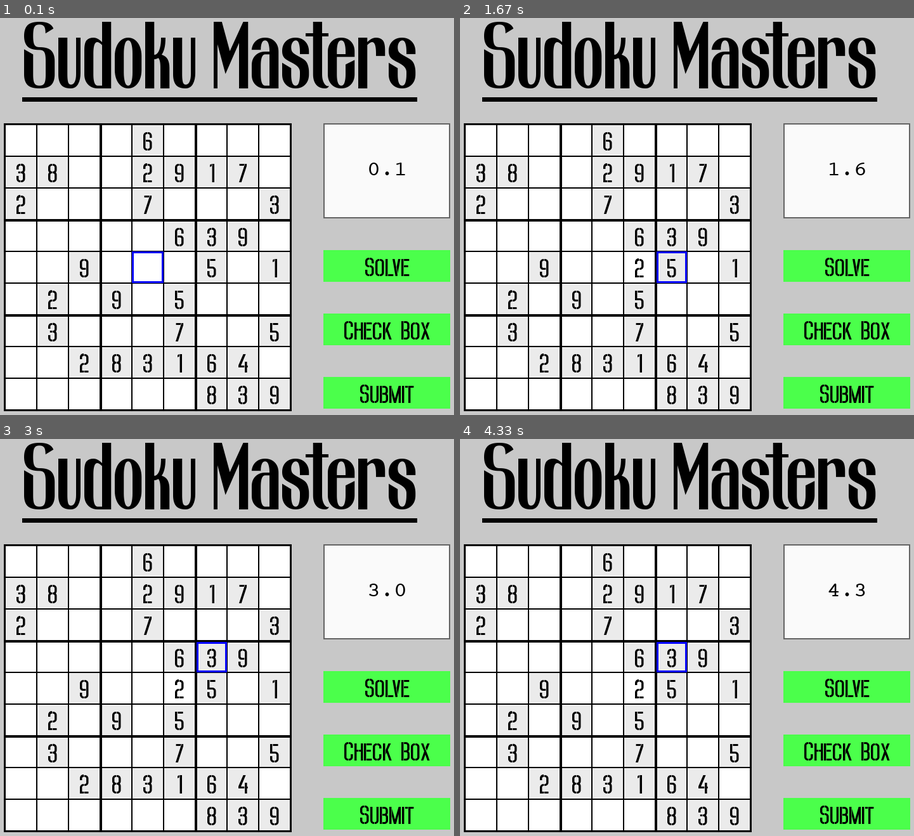
Above: before the commit, frames 1-4 (two rows, left to right).
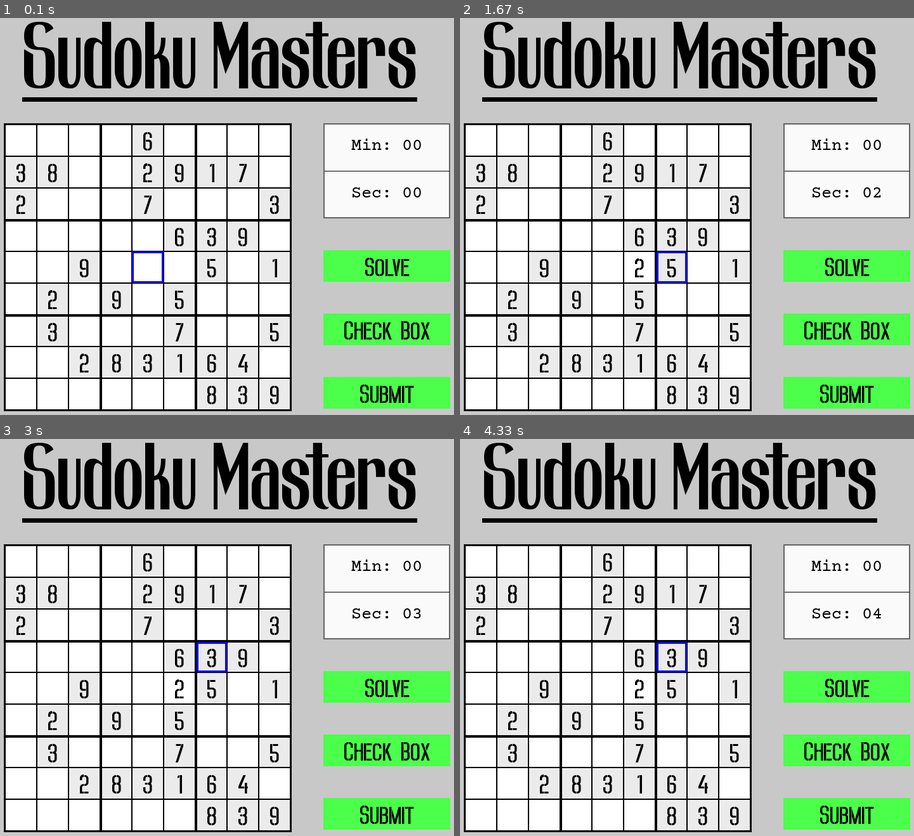
Above: after the commit, the same moments.

Repository: aditya-sahai/Sudoku-Game
Game: pygame game, started from GameWindow.py
Same seed, same stepped clock (60 frames per second), same inputs: the game is played once before the commit and once after it.
Inputs:
- Up to frame 1 (0.1 s): no input
- Up to frame 2 (1.67 s): hold Space 0.33-0.8 s; hold Right 0.33-0.8 s; tap 2 at 0.83 s; hold Right 1.17-1.63 s
- Up to frame 3 (3 s): hold Up 1.67-1.97 s; tap 1 at 1.82 s; hold Right 2-2.47 s; hold Left from 2.5 s (still down)
- Up to frame 4 (4.33 s): release Left at 3.03 s; hold Down 3.07-3.37 s; tap 1 at 3.22 s; hold Left 3.4-3.8 s; hold Up 3.83-4.2 s; hold Right from 4.23 s (still down)

The runs differ from the first frame. In frame 1, 0.4% of the frame differs, in the area x 71-100%, y 30-46%; in frame 2, 0.4%; in frame 3, 0.4%; in frame 4, 0.4%.

Commit message:
Displaying Time In Minutes and Seconds

Diff:
--- a/GameWindow.py
+++ b/GameWindow.py
@@ -30,7 +30,9 @@
         self.elapsed_time_check_box = 0
 
         self.sudoku_start_time = time.time()
-        self.elapsed_time = round(time.time() - self.sudoku_start_time, 2)
+        self.elapsed_time = 60 # round(time.time() - self.sudoku_start_time, 2)
+        self.elapsed_minutes = int(self.elapsed_time // 60)
+        self.elapsed_seconds = self.elapsed_time - (self.elapsed_minutes * 60)
 
     def get_grid_dict(self):
         """Gets a 2d list containing dicts instead of just numbers."""
@@ -120,12 +122,34 @@
                 (self.settings.TIME_BOX_RECT.x + 2, self.settings.TIME_BOX_RECT.y + 2, self.settings.TIME_BOX_RECT.width - 4, self.settings.TIME_BOX_RECT.height - 4)
             )
 
+            rect = pygame.Rect(rect.x, rect.y, rect.width, rect.height // 2)
+            box_text = self.settings.write_center_text(
+                f"Min: {str(self.elapsed_minutes).strip()}",
+                rect,
+                (0, 0, 0),
+                font
+            )
+            self.settings.win.blit(box_text["text"], box_text["rect"])
+            pygame.draw.line(self.settings.win, (0, 0, 0), (rect.x + 2, rect.y + rect.height), (rect.x + rect.width - 2, rect.y + rect.height))
+
+            rect = pygame.Rect(rect.x, rect.y + rect.height, rect.width, rect.height)
+            box_text = self.settings.write_center_text(
+                f"Sec: {str(self.elapsed_seconds).strip()}",
+                rect,
+                (0, 0, 0),
+                font
+            )
+            self.settings.win.blit(box_text["text"], box_text["rect"])
+
+            return
+
         box_text = self.settings.write_center_text(
             str(text).strip(),
             rect,
             (0, 0, 0),
             font
         )
+
         self.settings.win.blit(box_text["text"], box_text["rect"])
 
     def make_buttons_responsive(self, rect):
@@ -151,8 +175,12 @@
         self.settings.win.fill(self.settings.BACKGROUND_COLOR)
 
         if not self.is_solving:
-            self.elapsed_time = str(round(time.time() - self.sudoku_start_time, 1))
-            self.elapsed_time = f"{self.elapsed_time}{'0' * (1 - len(self.elapsed_time.split('.')[1]))}"
+            self.elapsed_time = round(time.time() - self.sudoku_start_time)
+            self.elapsed_minutes = str(int(self.elapsed_time // 60))
+            self.elapsed_minutes = f"{'0' * (2 - len(self.elapsed_minutes))}{self.elapsed_minutes}"
+
+            self.elapsed_seconds = str(self.elapsed_time - (int(self.elapsed_minutes) * 60))
+            self.elapsed_seconds = f"{'0' * (2 - len(self.elapsed_seconds))}{self.elapsed_seconds}"
 
         self.draw_sudoku()
         self.settings.win.blit(self.sudoku_surface, (self.settings.SUDOKU_X, self.settings.SUDOKU_Y))
@@ -330,17 +358,19 @@
         if same_num_pos and self.SudokuGenerator.grid[self.selected_row][self.selected_col]["value"] != 0:
             self.SudokuGenerator.grid[same_num_pos[0]][same_num_pos[1]]["bg-color"] = (255, 100, 100)
             self.SudokuGenerator.grid[self.selected_row][self.selected_col]["bg-color"] = (255, 100, 100)
-            valid = False
+            is_valid = False
 
         elif self.SudokuGenerator.grid[self.selected_row][self.selected_col]["value"] == 0:
             self.SudokuGenerator.grid[self.selected_row][self.selected_col]["bg-color"] = (255, 100, 100)
-            valid = False
+            is_valid = False
+
         else:
-            self.SudokuGenerator.grid[self.selected_row][self.selected_col]["bg-color"] = (100, 255, 100)
-            valid = True
+            if self.is_solving:
+                self.SudokuGenerator.grid[self.selected_row][self.selected_col]["bg-color"] = (100, 255, 100)
+            is_valid = True
 
         self.initial_time_check_num = time.time()
-        return valid
+        return is_valid
 
     def clear_check_box_colors(self):
         """Clears all the colors acquired by the check box button."""
@@ -402,13 +432,7 @@
 
 
 if __name__ == "__main__":
-    # Game = GameWindow("easy")
-    # # Game.main()
-
     settings = PygameConfig()
 
     Game = GameWindow("medium", settings)
     Game.main()
-
-    # Game = GameWindow("hard")
-    # Game.main()
--- a/PygameConfig.py
+++ b/PygameConfig.py
@@ -88,7 +88,7 @@
         self.SUBMIT_BOX_COLOR = (75, 255, 75)
 
         self.BUTTON_FONT = pygame.font.Font("Fonts/Howkins.ttf", 50)
-        self.TIME_FONT = pygame.font.Font("Fonts/CourierPrime.ttf", 35)
+        self.TIME_FONT = pygame.font.Font("Fonts/CourierPrime.ttf", 27)
 
         self.CHANGABLE_BOX_BG_COLOR = (255, 255, 255)
         self.UNCHANGABLE_BOX_BG_COLOR = (235, 235, 235)
